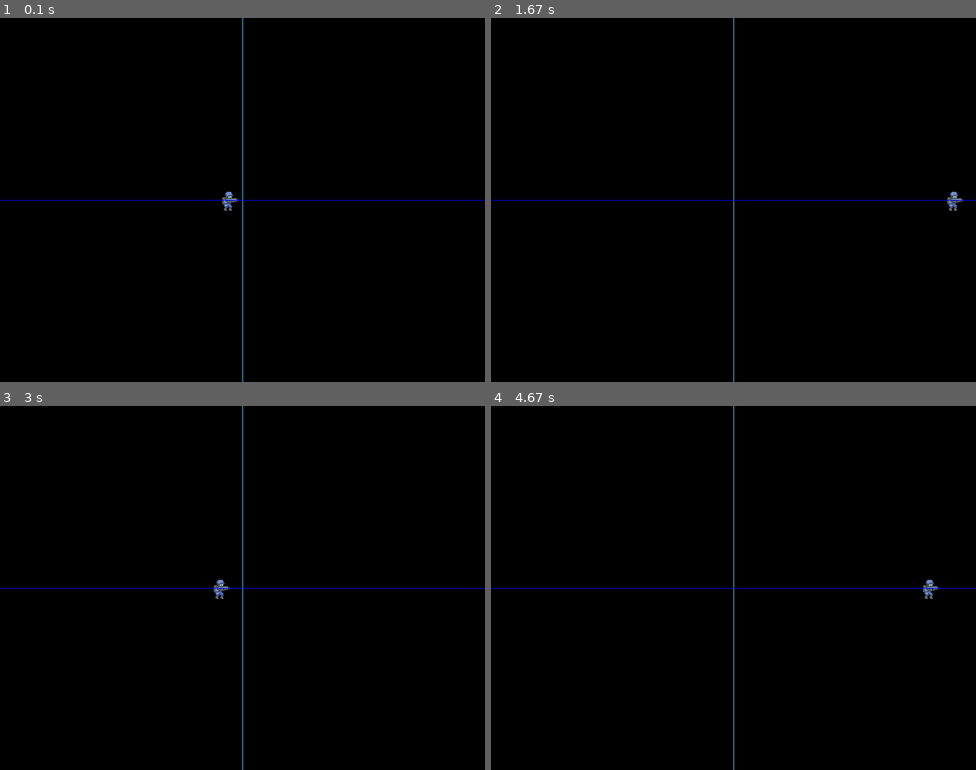
Above: before the commit, frames 1-4 (two rows, left to right).
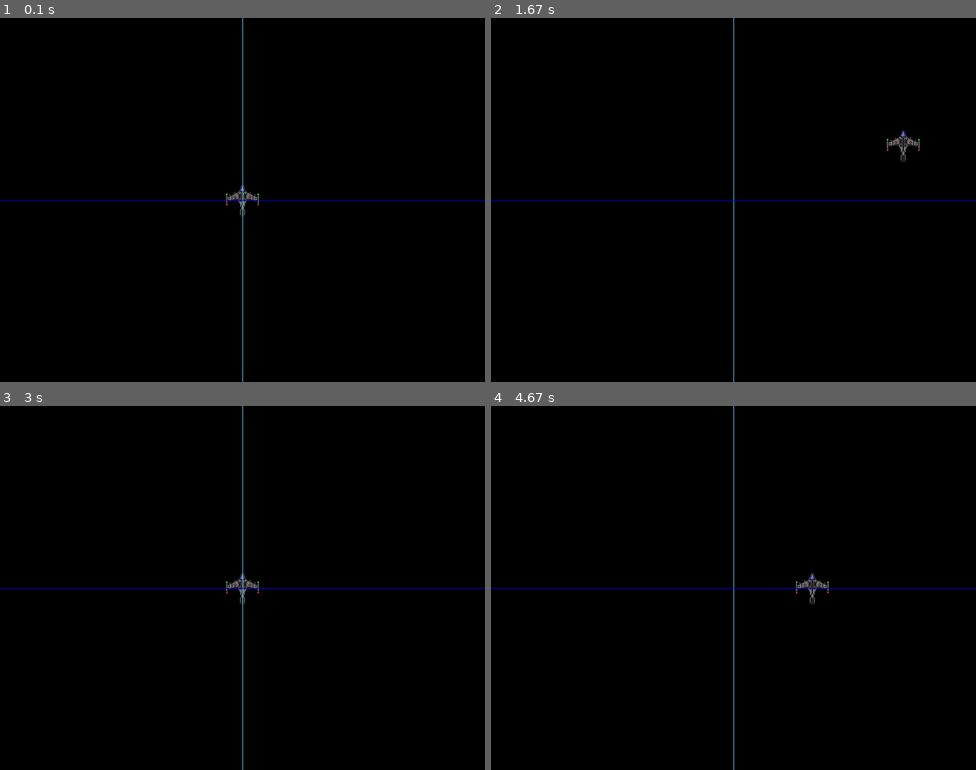
Above: after the commit, the same moments.

Repository: ValorianiO/Pygame-Curso
Game: pygame game, started from Juego2.py
Two runs of this game, one before a commit and one after it. Both use one fixed random seed, a clock stepped at 60 frames per second and the inputs below.
Inputs:
- Up to frame 1 (0.1 s): no input
- Up to frame 2 (1.67 s): hold D 0.33-0.8 s; hold W 0.83-1.13 s; hold D 1.17-1.63 s
- Up to frame 3 (3 s): hold A 1.67-2.2 s; hold S 2.23-2.53 s; hold A 2.57-2.97 s
- Up to frame 4 (4.67 s): hold W 3-3.37 s; hold D 3.4-4.03 s; hold S 4.07-4.43 s; hold A from 4.47 s (still down)

The runs differ from the first frame. In frame 1, 0.2% of the frame differs, in the area x 45-54%, y 46-55%; in frame 2, 0.2%, in the area x 81-98%, y 31-53%; in frame 3, 0.2%; in frame 4, 0.2%.

Commit message:
movimiento de sprites con el teclado y limites de margenes

Diff:
--- a/Juego2.py
+++ b/Juego2.py
@@ -10,6 +10,7 @@
 negro = (0,0,0)
 rojo = (255,0,0)
 azul = (0,0,255)
+azul2 = (64,64,255)
 verde = (0,255,0)
 
 h_fa2f2f= (250,47,47,)
@@ -18,17 +19,45 @@
 class Jugador(pygame.sprite.Sprite):
   def __init__(self):
     super().__init__()
-    self.image = pygame.image.load("imagenes/idle1.png").convert()
+    self.image = pygame.image.load("imagenes/nave.png").convert()
 
-    self.image.set_colorkey(verde)
+    self.image.set_colorkey(azul2)
 
     self.rect = self.image.get_rect()
     self.rect.center = (ancho//2, alto//2)
+    self.velocidad_x = 0
+    self.velocidad_y = 0
 
   def update(self):
-    self.rect.x -= 10
-    if self.rect.right < 0:
-      self.rect.left = ancho
+
+    self.velocidad_x = 0
+    self.velocidad_y = 0
+
+    teclas = pygame.key.get_pressed()
+
+    if teclas[pygame.K_a]:
+      self.velocidad_x = -10
+    if teclas[pygame.K_d]:
+       self.velocidad_x = 10
+    if teclas[pygame.K_w]:
+      self.velocidad_y = -10
+    if teclas[pygame.K_s]:
+       self.velocidad_y = 10
+
+    self.rect.x += self.velocidad_x
+    self.rect.y += self.velocidad_y
+
+    if self.rect.left < 0:
+      self.rect.left = 0
+    if self.rect.right > ancho:
+      self.rect.right= ancho
+
+    if self.rect.bottom > alto:
+      self.rect.bottom = alto
+
+    if self.rect.top < 0:
+      self.rect.top = 0
+
 
 pygame.init()
 pantalla = pygame.display.set_mode((ancho, alto))
Binary file added: imagenes/nave.png
